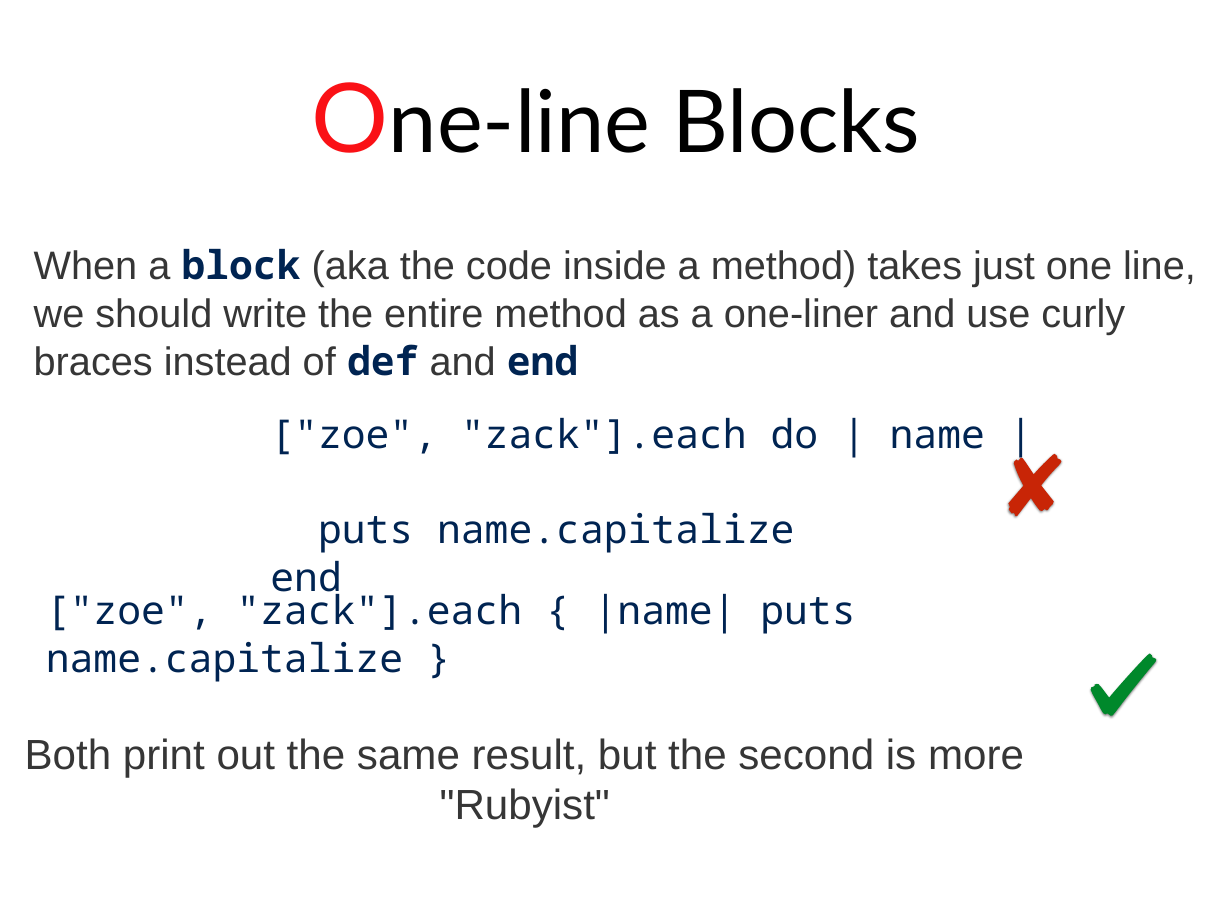
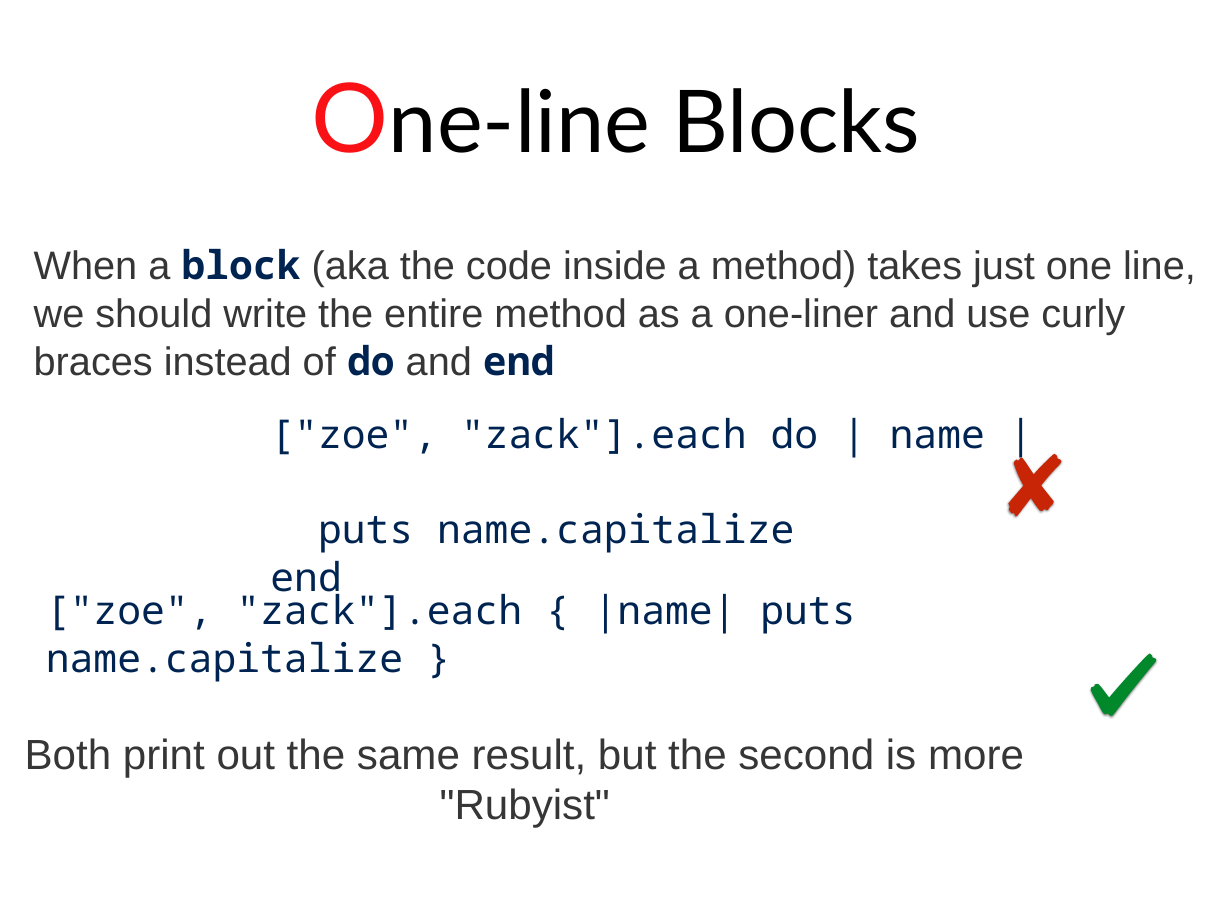
Before and after one commit to stephlaf/P4E, a slide deck: slide 10 of Presentations/Presentations Power Point/07_refactoring.pptx. Drawn at 1232x924 pixels with LibreOffice and Linux fonts; fonts in the diff are those of the drawing. Boxes give left, top, right and bottom in pixels: in the first picture for what was removed or moved away, otherwise in the second. Text is boxed around its words. In the diff, an @@ line names an element or a change of style, - is before the commit and + after.

Commit message:
Slides

```diff
--- a/Presentations/Presentations Power Point/07_refactoring.pptx
+++ b/Presentations/Presentations Power Point/07_refactoring.pptx
@@ text at [34,248,1196,376]: text changed @@
-When a block (aka the code inside a method) takes just one line, we should write the entire method as a one-liner and use curly braces instead of def and end
+When a block (aka the code inside a method) takes just one line, we should write the entire method as a one-liner and use curly braces instead of do and end
```
Also in this commit, not shown: 1 other file.
